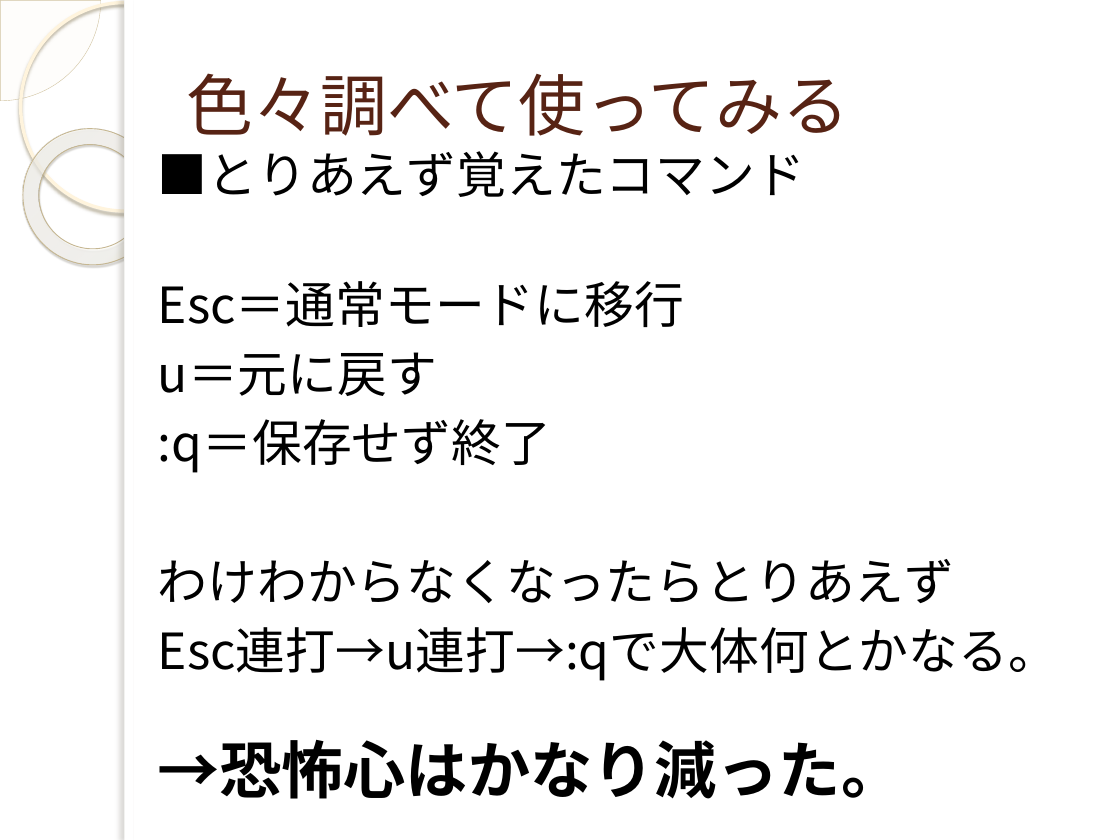
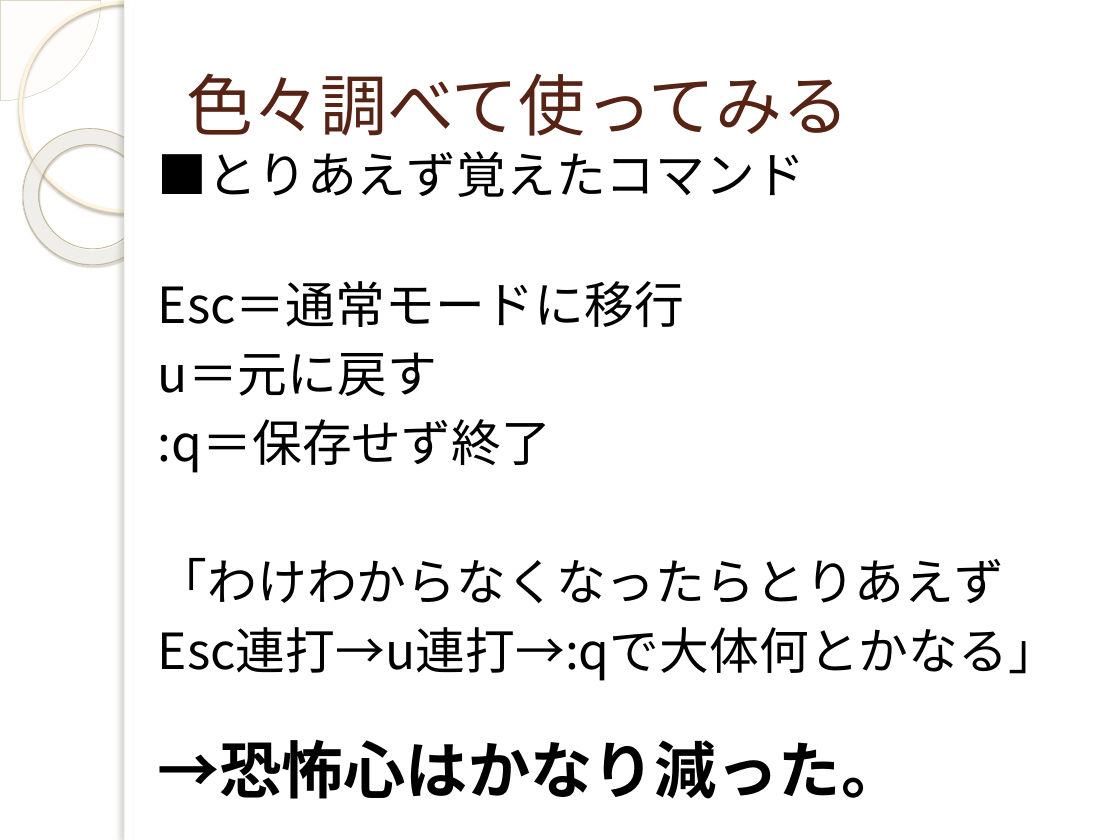
Before and after one commit to yuridonus/FEstudy, a slide deck: slide 22 of vimmer.pptx (slide 20 before the commit). Drawn at 1120x840 pixels with LibreOffice and Linux fonts; fonts in the diff are those of the drawing; background and template pictures are left out. Boxes give left, top, right and bottom in pixels: in the first picture for what was removed or moved away, otherwise in the second. Text is boxed around its words. In the diff, an @@ line names an element or a change of style, - is before the commit and + after.

```diff
--- a/vimmer.pptx
+++ b/vimmer.pptx
@@ text at <box>158,558,1058,681</box>: text changed @@
-わけわからなくなったらとりあえず
-Esc連打→u連打→:qで大体何とかなる。
+「わけわからなくなったらとりあえず
+Esc連打→u連打→:qで大体何とかなる」
```
Also in this commit, not shown: 10 other slides changed, 6 slides added.
